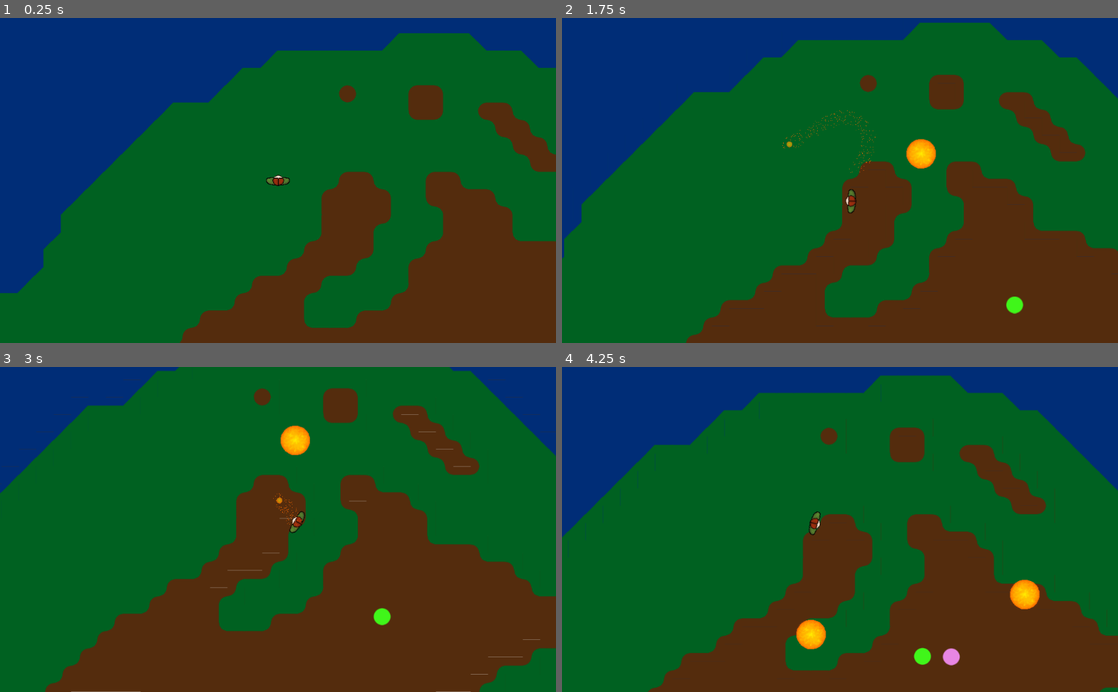
Above: before the commit, frames 1-4 (two rows, left to right).
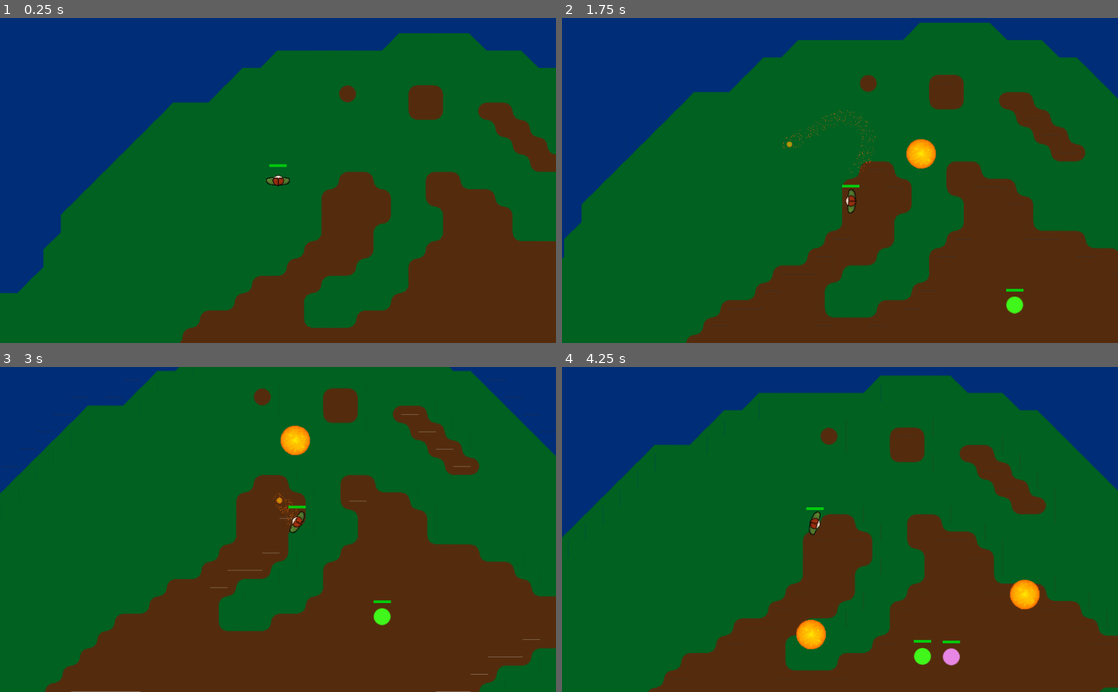
Above: after the commit, the same moments.

Repository: frepet/dungeon
Game: Godot game, scene res://Scenes/main.tscn
Same seed, same stepped clock (60 frames per second), same inputs: the game is played once before the commit and once after it.
Inputs (mouse positions are in pixels of both pictures, inside the frame that each line leads up to):
- Up to frame 1 (0.25 s): no input
- Up to frame 2 (1.75 s): move the mouse to (962, 164) at 0.52 s; hold D (right) 0.53-1.28 s; right-click (962, 164) at 0.6 s; move the mouse to (728, 196) at 1.27 s; hold S (down) from 1.28 s (still down); right-click (728, 196) at 1.35 s
- Up to frame 3 (3 s): move the mouse to (333, 458) at 2.02 s; release S (down) at 2.03 s; hold D (right) 2.03-2.78 s; right-click (333, 458) at 2.1 s; move the mouse to (250, 594) at 2.77 s; hold W (up) from 2.78 s (still down); right-click (250, 594) at 2.85 s
- Up to frame 4 (4.25 s): move the mouse to (1006, 578) at 3.52 s; release W (up) at 3.53 s; hold A (left) from 3.53 s (still down); right-click (1006, 578) at 3.6 s

The runs differ from the first frame. In frame 1, less than 0.1% of the frame differs, in the area x 48-52%, y 44-46%; in frame 2, less than 0.1%; in frame 3, less than 0.1%; in frame 4, less than 0.1%, in the area x 43-72%, y 43-86%.

Commit message:
Adds HP-Bar and restructures project

Diff:
--- /dev/null
+++ b/Scenes/Mobs/HPBar.gd
@@ -0,0 +1,7 @@
+extends Polygon2D
+
+onready var mob = get_parent()
+
+func _process(delta):
+	self.rotation = -mob.rotation
+	self.scale = Vector2(max(float(mob.hp) / mob.maxHp, 0.0), 1.0)
--- /dev/null
+++ b/Scenes/Mobs/HPBar.tscn
@@ -0,0 +1,8 @@
+[gd_scene load_steps=2 format=2]
+
+[ext_resource path="res://Scenes/Mobs/HPBar.gd" type="Script" id=1]
+
+[node name="HPBar" type="Polygon2D"]
+color = Color( 0, 0.792157, 0.0509804, 1 )
+polygon = PoolVector2Array( 16, -30, -16, -30, -16, -25, 16, -25 )
+script = ExtResource( 1 )
--- a/Scenes/Mob.gd
+++ b/Scenes/Mobs/Mob.gd
@@ -2,6 +2,9 @@
 
 var color = Color(1, 1, 1)
 var velocity = Vector2(2*randf() - 1, 2*randf() - 1)
+
+var hp = 100
+var maxHp = 100
 
 func spawn(position, color):
 	self.position = position
@@ -13,9 +16,11 @@
 	$Sprite.modulate = self.color
 
 func _physics_process(delta):
+	if self.hp <= 0:
+		queue_free()
 	if randf() > 0.95:
 		self.velocity = self.velocity.rotated(randf() - 0.5)
 	move_and_collide(self.velocity)
 
 func hit(msg):
-	queue_free()
+	self.hp -= 25
--- a/Scenes/Mob.tscn
+++ b/Scenes/Mobs/Mob.tscn
@@ -1,7 +1,8 @@
-[gd_scene load_steps=4 format=2]
+[gd_scene load_steps=5 format=2]
 
-[ext_resource path="res://Scenes/Mob.gd" type="Script" id=1]
+[ext_resource path="res://Scenes/Mobs/Mob.gd" type="Script" id=1]
 [ext_resource path="res://Sprites/circle.png" type="Texture" id=2]
+[ext_resource path="res://Scenes/Mobs/HPBar.tscn" type="PackedScene" id=3]
 
 [sub_resource type="CircleShape2D" id=1]
 radius = 16.0
@@ -11,6 +12,8 @@
 collision_mask = 3
 script = ExtResource( 1 )
 
+[node name="HPBar" parent="." instance=ExtResource( 3 )]
+
 [node name="CollisionShape2D" type="CollisionShape2D" parent="."]
 modulate = Color( 1, 0, 0, 1 )
 self_modulate = Color( 1, 0, 0, 1 )
--- a/Scripts/Player.gd
+++ b/Scenes/Mobs/Player.gd
@@ -6,6 +6,9 @@
 const speed_factor = 64*60 # 1 * speed_factor should move the player 1 sq/s
 export (int) var speed = 2 * speed_factor
 export (float) var rotation_speed = deg2rad(6)
+
+var hp = 100
+var maxHp = 100
 
 # Called when the node enters the scene tree for the first time.
 func _ready():
--- a/Scenes/Player.tscn
+++ b/Scenes/Mobs/Player.tscn
@@ -1,7 +1,8 @@
-[gd_scene load_steps=4 format=2]
+[gd_scene load_steps=5 format=2]
 
-[ext_resource path="res://Scripts/Player.gd" type="Script" id=1]
+[ext_resource path="res://Scenes/Mobs/Player.gd" type="Script" id=1]
 [ext_resource path="res://Sprites/player1.png" type="Texture" id=2]
+[ext_resource path="res://Scenes/Mobs/HPBar.tscn" type="PackedScene" id=3]
 
 [sub_resource type="CapsuleShape2D" id=3]
 radius = 9.0
@@ -12,13 +13,15 @@
 collision_mask = 3
 script = ExtResource( 1 )
 
+[node name="HPBar" parent="." instance=ExtResource( 3 )]
+
+[node name="Sprite" type="Sprite" parent="."]
+rotation = 1.57079
+texture = ExtResource( 2 )
+
 [node name="CollisionShape2D" type="CollisionShape2D" parent="."]
 rotation = 3.14159
 shape = SubResource( 3 )
 
-[node name="Sprite" type="Sprite" parent="CollisionShape2D"]
-rotation = -1.5708
-texture = ExtResource( 2 )
-
 [node name="Muzzle" type="Position2D" parent="."]
 position = Vector2( 16, 0 )
--- a/Scenes/Spawner.gd
+++ b/Scenes/Spawner.gd
@@ -1,6 +1,6 @@
 extends Position2D
 
-onready var mob = preload("res://Scenes/Mob.tscn")
+onready var mob = preload("res://Scenes/Mobs/Mob.tscn")
 
 var mana = 0
 var manaToSpawnMob = 100
--- a/Scenes/Spells/ProjectileSpell.tscn
+++ b/Scenes/Spells/ProjectileSpell.tscn
@@ -1,7 +1,7 @@
 [gd_scene load_steps=6 format=2]
 
 [ext_resource path="res://Sprites/fireball.png" type="Texture" id=1]
-[ext_resource path="res://Scripts/ProjectileSpell.gd" type="Script" id=2]
+[ext_resource path="res://Scenes/Spells/ProjectileSpell.gd" type="Script" id=2]
 [ext_resource path="res://Sprites/circle.png" type="Texture" id=3]
 
 [sub_resource type="CircleShape2D" id=1]
--- a/Scenes/WorldHex.gd
+++ /dev/null
@@ -1,10 +0,0 @@
-extends TileMap
-
-# Called when the node enters the scene tree for the first time.
-func _ready():
-	pass # Replace with function body.
-
-
-# Called every frame. 'delta' is the elapsed time since the previous frame.
-#func _process(delta):
-#	pass
--- a/Scenes/WorldHex.tscn
+++ /dev/null
@@ -1,29 +0,0 @@
-[gd_scene load_steps=4 format=2]
-
-[ext_resource path="res://Sprites/Hex/hex.png" type="Texture" id=1]
-[ext_resource path="res://Scenes/WorldHex.gd" type="Script" id=2]
-
-[sub_resource type="TileSet" id=1]
-0/name = "hex.png 0"
-0/texture = ExtResource( 1 )
-0/tex_offset = Vector2( 0, 0 )
-0/modulate = Color( 1, 1, 1, 1 )
-0/region = Rect2( 0, 0, 74, 64 )
-0/tile_mode = 0
-0/occluder_offset = Vector2( 0, 0 )
-0/navigation_offset = Vector2( 0, 0 )
-0/shape_offset = Vector2( 0, 0 )
-0/shape_transform = Transform2D( 1, 0, 0, 1, 0, 0 )
-0/shape_one_way = false
-0/shape_one_way_margin = 0.0
-0/shapes = [  ]
-0/z_index = 0
-
-[node name="Tilemap" type="TileMap"]
-tile_set = SubResource( 1 )
-cell_size = Vector2( 55, 64 )
-cell_half_offset = 1
-centered_textures = true
-format = 1
-tile_data = PoolIntArray( 1, 0, 0, 2, 0, 0, 4, 0, 0, 5, 0, 0, 7, 0, 0, 8, 0, 0, 65537, 0, 0, 65538, 0, 0, 65540, 0, 0, 65541, 0, 0, 65542, 0, 0, 65543, 0, 0, 65544, 0, 0, 65545, 0, 0, 131072, 0, 0, 131073, 0, 0, 131074, 0, 0, 131077, 0, 0, 131078, 0, 0, 131079, 0, 0, 131080, 0, 0, 131081, 0, 0, 196608, 0, 0, 196609, 0, 0, 196610, 0, 0, 196611, 0, 0, 196613, 0, 0, 196614, 0, 0, 196615, 0, 0, 196616, 0, 0, 196617, 0, 0, 196618, 0, 0, 262144, 0, 0, 262145, 0, 0, 262146, 0, 0, 262147, 0, 0, 262148, 0, 0, 262149, 0, 0, 262150, 0, 0, 262151, 0, 0, 262152, 0, 0, 262153, 0, 0, 262154, 0, 0, 327682, 0, 0, 327683, 0, 0, 327684, 0, 0, 327685, 0, 0, 327686, 0, 0, 327687, 0, 0, 327688, 0, 0, 393220, 0, 0, 393222, 0, 0, 393224, 0, 0 )
-script = ExtResource( 2 )
--- a/Scenes/WorldMesh.tscn
+++ /dev/null
@@ -1,6 +0,0 @@
-[gd_scene load_steps=2 format=2]
-
-[ext_resource path="res://Scripts/WorldMesh.gd" type="Script" id=1]
-
-[node name="MeshInstance2D" type="MeshInstance2D"]
-script = ExtResource( 1 )
--- a/Scenes/main.tscn
+++ b/Scenes/main.tscn
@@ -1,7 +1,7 @@
 [gd_scene load_steps=5 format=2]
 
-[ext_resource path="res://Scripts/CameraController.gd" type="Script" id=1]
-[ext_resource path="res://Scenes/Player.tscn" type="PackedScene" id=2]
+[ext_resource path="res://Scenes/Mobs/CameraController.gd" type="Script" id=1]
+[ext_resource path="res://Scenes/Mobs/Player.tscn" type="PackedScene" id=2]
 [ext_resource path="res://Scenes/tileset.tres" type="TileSet" id=4]
 [ext_resource path="res://Scenes/Spawner.tscn" type="PackedScene" id=5]
 
--- a/Scripts/WorldMesh.gd
+++ /dev/null
@@ -1,46 +0,0 @@
-tool
-extends MeshInstance2D
-
-var world = [
-	[Color(0,0,1), Color(0,0,1), Color(0,1,0), Color(0,1,0)],
-	[Color(0,0,1), Color(0,0,1), Color(0,1,0), Color(0,1,0)]
-]
-
-func _draw():
-	var center = Vector2(200, 200)
-	var size = 32
-
-	for row in world.size():
-		if row < world.size()-1:
-			for col in world[row].size():
-				if col > 0 and col
-				draw_tile(center + Vector2(size*col, row), size, world[i])
-
-func get_tile(x, y):
-	world
-
-func draw_tile(position, size, color):
-	var points_arc = PoolVector2Array()
-	var colors = PoolColorArray()
-
-	points_arc.push_back(position + Vector2(0, 0) * size)
-	colors.push_back(color)
-	points_arc.push_back(position + Vector2(1, 0) * size)
-	colors.push_back(color)
-	points_arc.push_back(position + Vector2(1, 1) * size)
-	colors.push_back(color)
-	points_arc.push_back(position + Vector2(0, 1) * size)
-	colors.push_back(color)
-
-	draw_polygon(points_arc, colors)
-
-func draw_hex(center, radius, color):
-	var points_arc = PoolVector2Array()
-	var colors = PoolColorArray()
-
-	for i in range(6):
-		var angle_point = deg2rad(i * 60 - 90)
-		points_arc.push_back(center + Vector2(cos(angle_point), sin(angle_point)) * radius)
-		colors.push_back(color)
-
-	draw_polygon(points_arc, colors)
Renamed: Scripts/CameraController.gd -> Scenes/Mobs/CameraController.gd
Renamed: Scripts/ProjectileSpell.gd -> Scenes/Spells/ProjectileSpell.gd
